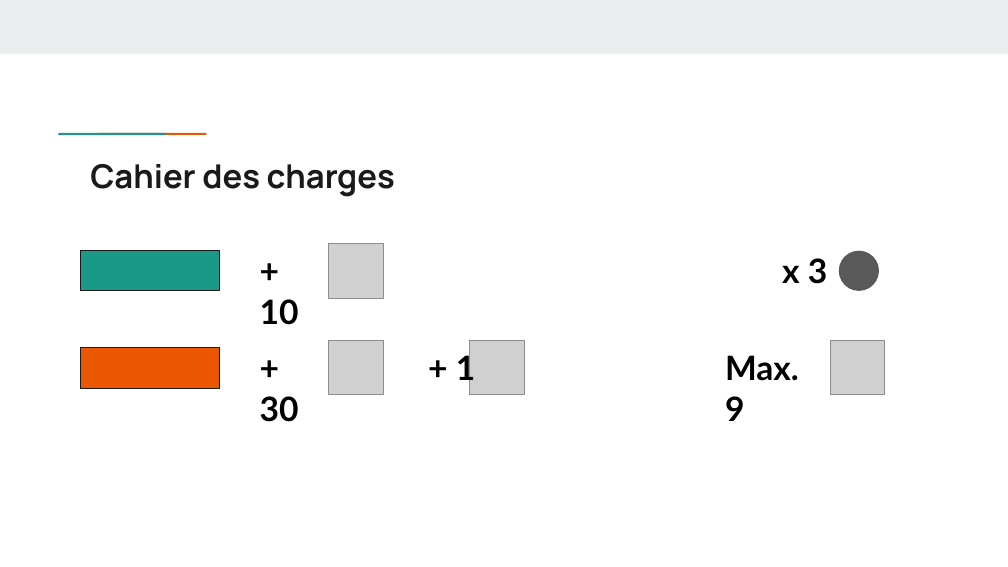
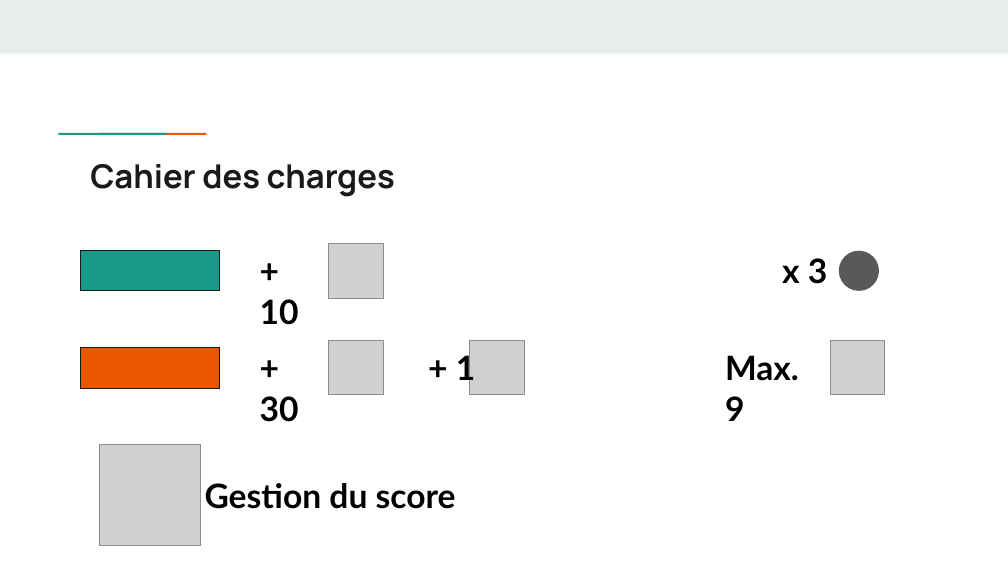
Before and after one commit to Ikarmouc/Projet_DUT_CasseBrique, a slide deck: slide 6 of rapport/presentation.pptx. Drawn at 1008x567 pixels with LibreOffice and Linux fonts; fonts in the diff are those of the drawing; grey boxes stand for pictures. Boxes give left, top, right and bottom in pixels: in the first picture for what was removed or moved away, otherwise in the second. Text is boxed around its words. In the diff, an @@ line names an element or a change of style, - is before the commit and + after.

Commit message:
update pptx

```diff
--- a/rapport/presentation.pptx
+++ b/rapport/presentation.pptx
@@ picture added at [100, 445, 201, 545] @@
@@ text added at [205, 483, 456, 509], 24 pt, text #000000, bold @@
+Gestion du score
```
